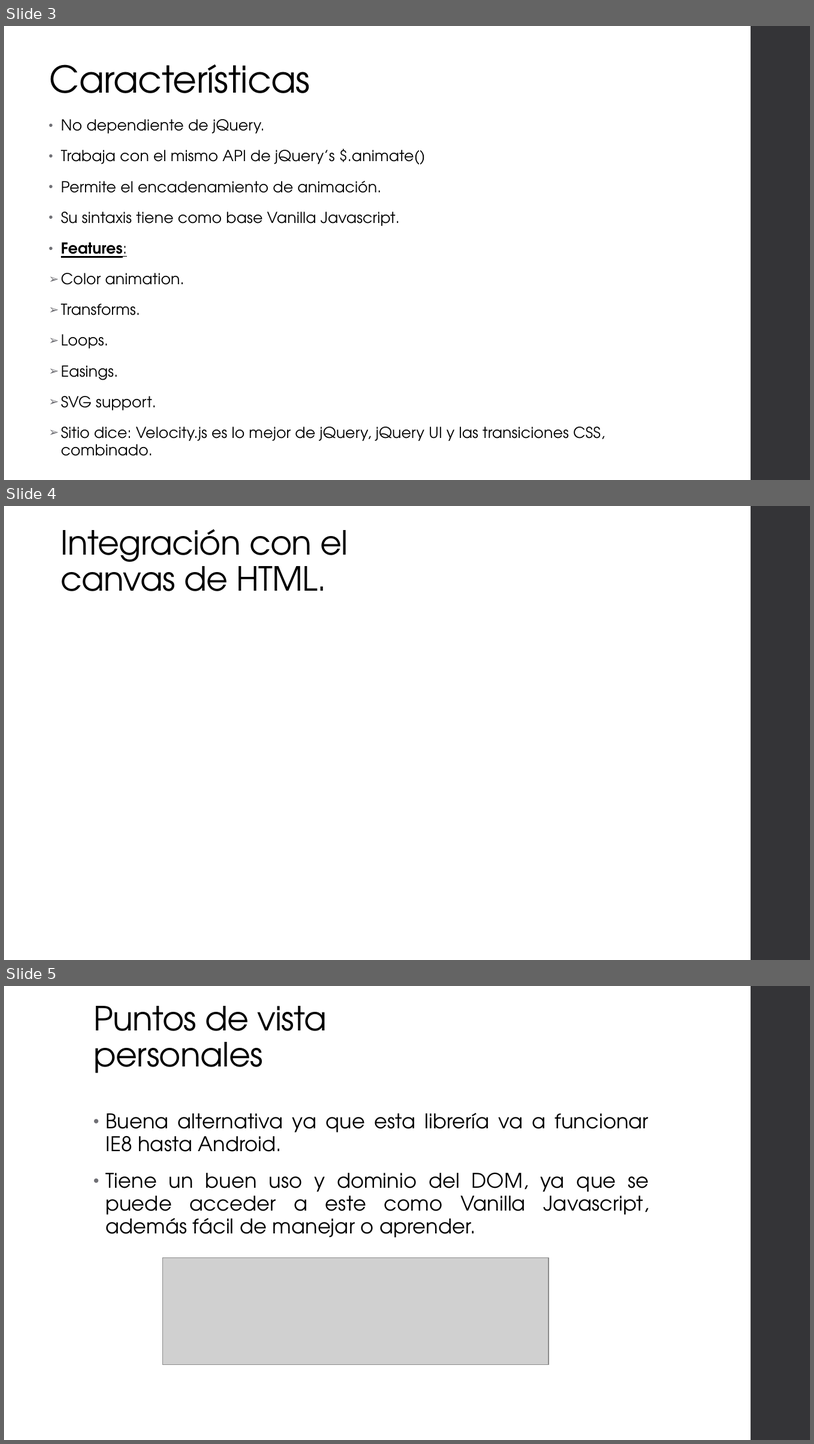
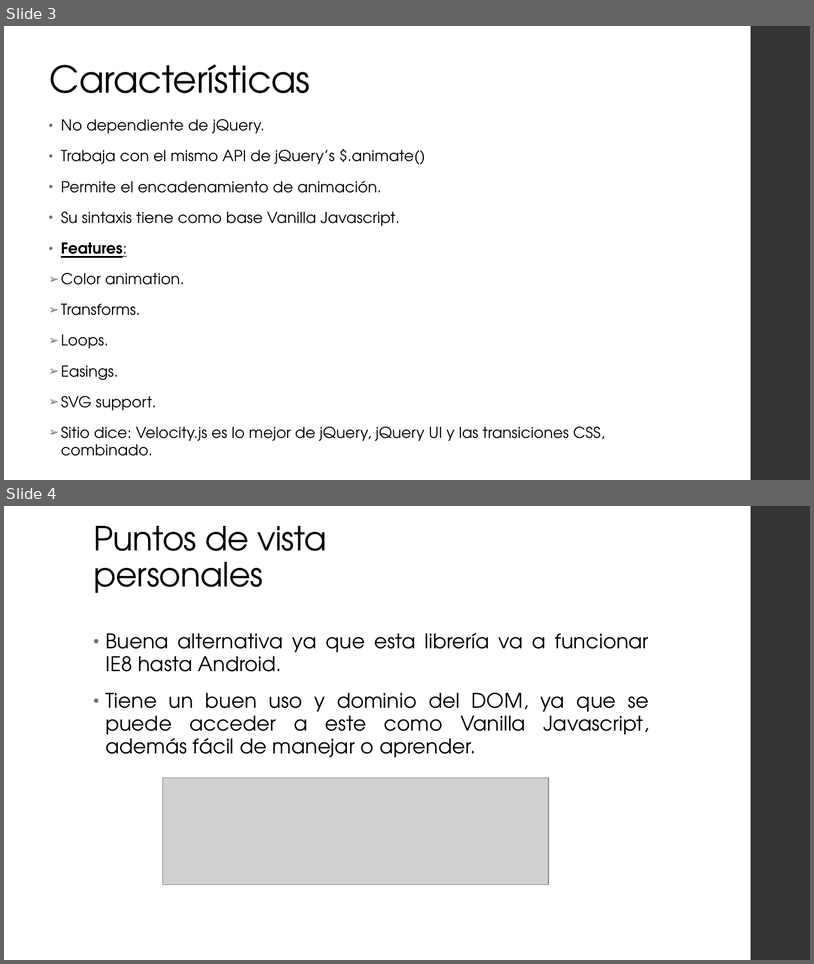
Before and after one commit to mbolanosc/velocity.js-test, a slide deck: VelocityJS.pptx. Shown one above the other, each under a label of ours: slides 3, 4 and 5 before the commit, slides 3 and 4 after it. The pictures are 814x1444 and 814x964 pixels, drawn with LibreOffice and Linux fonts; fonts in the diff are those of the drawing; grey boxes stand for pictures. Boxes give left, top, right and bottom in pixels: in the first picture for what was removed or moved away, otherwise in the second. Text is boxed around its words. In the diff, an @@ line names an element or a change of style, - is before the commit and + after.

```diff
--- a/VelocityJS.pptx
+++ b/VelocityJS.pptx
@@ slide 4 removed at [4, 506, 810, 960], background #FFFFFF; not listed: 1 template element that a slide beside it also shows @@
@@ title removed at [61, 529, 348, 591] @@
-Integración con el canvas de HTML.
@@ what was slide 5 is now slide 4 @@
```
Also in this commit, not shown: 1 other file.
